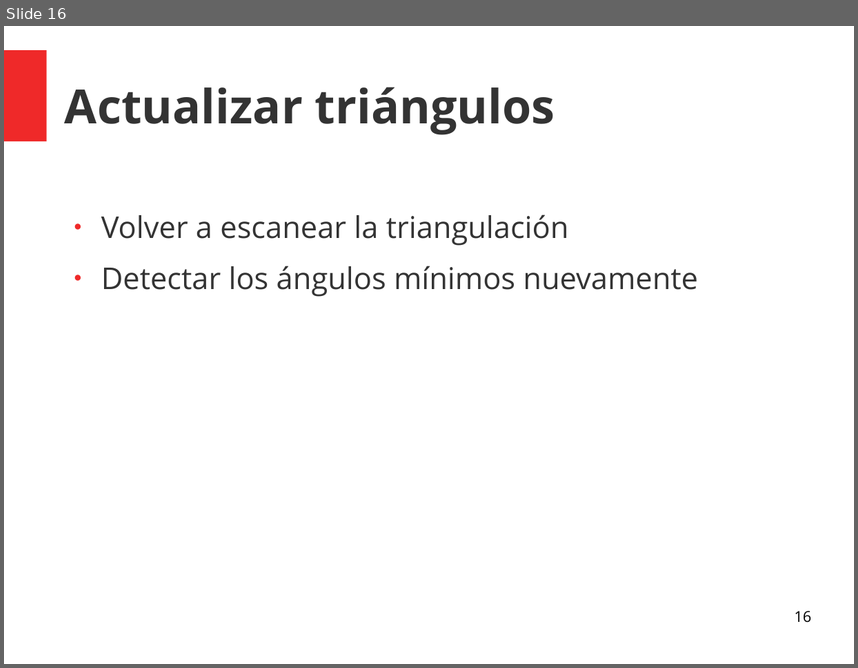
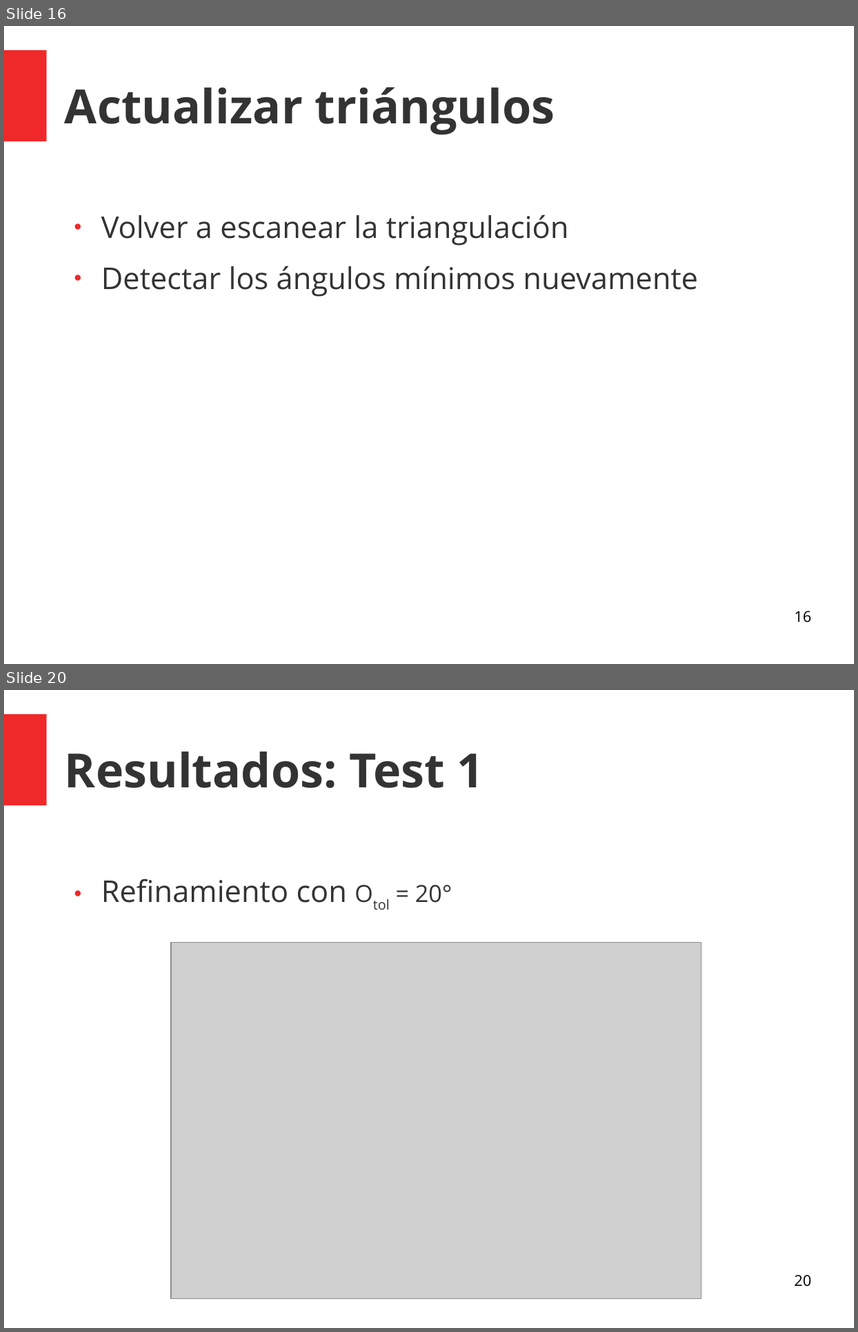
Before and after one commit to KaiLuQiu/LeppDelaunay, a slide deck: Presentación/Presentacion Final Tarea 2.odp. Shown one above the other, each under a label of ours: slide 16 before the commit, slides 16 and 20 after it; the slides between them are not shown. The pictures are 858x668 and 858x1332 pixels, drawn with LibreOffice and Linux fonts; fonts in the diff are those of the drawing; grey boxes stand for pictures. Boxes give left, top, right and bottom in pixels: in the first picture for what was removed or moved away, otherwise in the second. Text is boxed around its words. In the diff, an @@ line names an element or a change of style, - is before the commit and + after.

```diff
--- a/Presentación/Presentacion Final Tarea 2.odp
+++ b/Presentación/Presentacion Final Tarea 2.odp
@@ slide 20 added at bbox=[4, 690, 854, 1328], background #FFFFFF; not listed: 1 template element that a slide beside it also shows @@
@@ title added at bbox=[65, 751, 484, 788], 44 pt, text #333333, bold @@
+Resultados: Test 1
@@ text added at bbox=[101, 878, 452, 903], 28 pt, text #333333 @@
+● Refinamiento con Otol = 20°
@@ picture added at bbox=[172, 943, 702, 1299] @@
@@ page number added at bbox=[794, 1274, 811, 1286], 14 pt, text #000000 @@
+20
```
Also in this commit, not shown: 6 slides changed, 15 other slides added, 1 slide removed, 3 other files.
